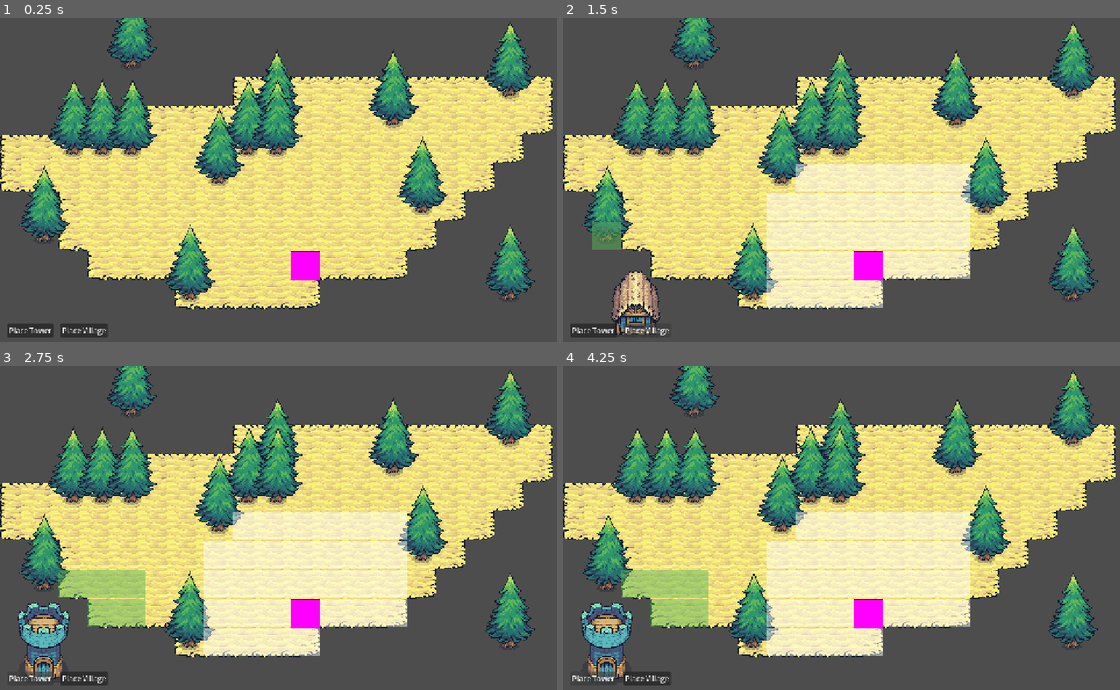
Above: before the commit, frames 1-4 (two rows, left to right).
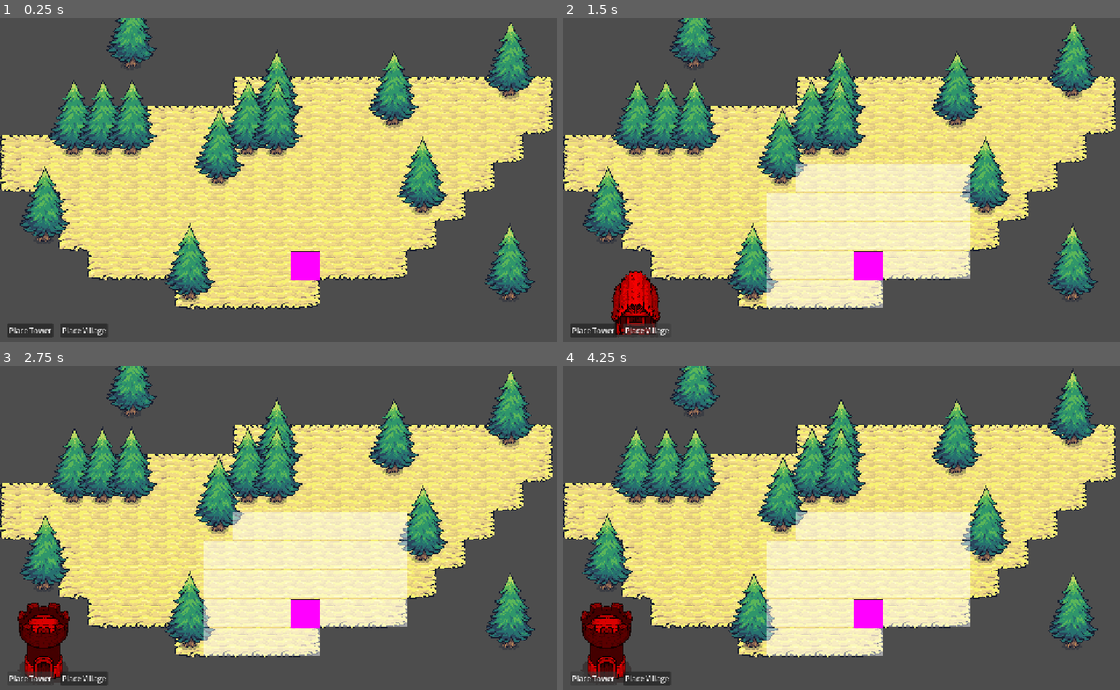
Above: after the commit, the same moments.

Repository: fkemeh18/grid-demo
Game: Godot game, scene res://Scenes/main.tscn
The game is run twice, just before and just after one commit, with the same random seed, the same clock (stepped at 60 frames per second) and the same inputs.
Inputs:
- Up to frame 1 (0.25 s): no input
- Up to frame 2 (1.5 s): click "Place Tower" at 0.5 s; click "Place Village" at 1.25 s
- Up to frame 3 (2.75 s): click "Place Tower" at 2 s
- Up to frame 4 (4.25 s): click "Place Village" at 2.75 s; click "Place Tower" at 3.5 s

The runs differ from the first frame. In frame 1, 2.4% of the frame differs, in the area x 3-97%, y 0-86%; in frame 2, 5.1%; in frame 3, 7.2%, in the area x 3-96%, y 0-97%; in frame 4, 7.1%.

Commit message:
Building Cancellation Update
In addition to some improvements on the building ghost, which now changes to red when it cannot be built, the placement of buildings can now be cancelled using the escape button or right mouse click.

Diff:
--- a/Scenes/UI/building_ghost.tscn
+++ b/Scenes/UI/building_ghost.tscn
@@ -1,5 +1,8 @@
 [gd_scene format=3 uid="uid://cae17urkfnx6s"]
+
+[ext_resource type="Script" uid="uid://myf52nxcnc6q" path="res://Scripts/UI/building_ghost.gd" id="1_8v0ut"]
 
 [node name="BuildingGhost" type="Node2D" unique_id=551851122]
 visible = false
 y_sort_enabled = true
+script = ExtResource("1_8v0ut")
--- a/Scripts/Management/building_manager.gd
+++ b/Scripts/Management/building_manager.gd
@@ -1,5 +1,8 @@
 class_name BuildingManager
 extends Node
+
+const ACTION_LEFT_CLICK: StringName = "left_click"
+const ACTION_CANCEL: StringName = "cancel"
 
 @export var _grid_manager: GridManager
 @export var _game_ui: GameUI
@@ -22,26 +25,42 @@
 func _unhandled_input(event):
 	if !is_instance_valid(_grid_manager._cursor_tml._ghost_cursor): return
 
-	if (event.is_action_pressed("left_click")
+	if (event.is_action_pressed(ACTION_CANCEL)):
+		_cancel_building()
+	elif (event.is_action_pressed(ACTION_LEFT_CLICK)
 			&& _building_resource != null
 			&& _grid_manager._cursor_tml._ghost_cursor.visible
-			&& (_grid_manager._is_cell_currently_buildable(
-				_grid_manager._temp_grid_pos))
-			&& _available_resource_count.call() >= _building_resource.resource_cost):
+			&& _is_building_placable(_grid_manager._temp_grid_pos)):
 		_place_building()
 
 # passes updated mouse_pos to tile map class for tile
 func _process(delta):
+	if !is_instance_valid(_grid_manager._cursor_tml._ghost_cursor): return
+
 	if (_building_resource != null
 			&& (_game_ui._button_manager._active_button_checker())
 			&& (_grid_manager._temp_grid_pos != null
 			|| _grid_manager._temp_grid_pos !=
 			_grid_manager._get_mouse_grid_pos_without_update())):
-		_grid_manager._highlight_tml._clear()
+		_update_grid_display()
+
+func _update_grid_display() -> void:
+	if _grid_manager._temp_grid_pos == null: return
+
+	_grid_manager._update_grid()
+
+	if _is_building_placable(_grid_manager._temp_grid_pos):
 		_grid_manager._update_expanded_tiles(_grid_manager._temp_grid_pos,
 			_building_resource.buildable_radius)
 		_grid_manager._update_resource_tiles(_grid_manager._temp_grid_pos,
 			_building_resource.resource_radius)
+		_grid_manager._cursor_tml._ghost_cursor._set_valid()
+	else: _grid_manager._cursor_tml._ghost_cursor._set_invalid()
+
+func _is_building_placable(pos: Vector2i) -> bool:
+	return (_grid_manager._is_cell_currently_buildable(pos)
+			&& (_available_resource_count.call()
+			>= _building_resource.resource_cost))
 
 #deals with the placement of sprite "building"
 func _place_building() -> void:
@@ -56,23 +75,23 @@
 	_y_sort_root.add_child(building)
 	building.global_position = _grid_manager._temp_grid_pos * 64
 
+	_used_resource_count += _building_resource.resource_cost
+	_cancel_building()
+
+func _cancel_building() -> void:
 	_grid_manager._highlight_tml._clear()
-	_grid_manager._cursor_tml._toggle_visibility_off()
 
-	_used_resource_count += _building_resource.resource_cost
-	#print(_used_resource_count)
-	#print(_available_resource_count.call())
-	_grid_manager._cursor_tml._ghost_cursor.queue_free()
+	if is_instance_valid(_grid_manager._cursor_tml._ghost_cursor):
+		_grid_manager._cursor_tml._ghost_cursor.queue_free()
 
 func _on_resource_tiles_updated(count: int):
 	_curr_resource_count = count
-	#print(_curr_resource_count)
 
 func _change_building(resource: BuildingResource):
 	if is_instance_valid(_grid_manager._cursor_tml._ghost_cursor):
 		_grid_manager._cursor_tml._ghost_cursor.queue_free()
 
-	var building_ghost = _building_ghost_scene.instantiate() as Node2D
+	var building_ghost = _building_ghost_scene.instantiate() as BuildingGhost
 	_grid_manager._cursor_tml._ghost_cursor = building_ghost
 	_grid_manager._cursor_tml.add_child(building_ghost)
 	var building_ghost_sprite = resource.sprite_scene.instantiate() as Sprite2D
@@ -81,3 +100,4 @@
 
 	_building_resource = resource
 	_game_ui._access_gm(_grid_manager)
+	_update_grid_display()
--- a/Scripts/Management/grid_manager.gd
+++ b/Scripts/Management/grid_manager.gd
@@ -38,6 +38,10 @@
 	_highlight_tml._update_valid_buildable_tiles(bc, self)
 	_highlight_tml._update_collected_resource_tiles(bc, self)
 
+func _update_grid() -> void:
+	_highlight_tml._clear()
+	_update_highlight_tiles()
+
 func _update_highlight_tiles() -> void:
 	_highlight_tml.highlight_buildable_tiles()
 
--- a/Scripts/TileMapLayers/cursor_tile_map_layer.gd
+++ b/Scripts/TileMapLayers/cursor_tile_map_layer.gd
@@ -1,7 +1,7 @@
 class_name CursorTML
 extends TileMapLayer
 
-@export var _ghost_cursor: Node2D
+@export var _ghost_cursor: BuildingGhost
 @export var _cursor_sprite: Sprite2D
 
 #var _visible_tile = false
@@ -36,7 +36,6 @@
 func _toggle_visibility_on() -> void:
 	#_visible_tile = true
 	if !is_instance_valid(_ghost_cursor): return
-	print("yo")
 	_ghost_cursor.visible = true
 
 func _toggle_visibility_off() -> void:
--- a/Scripts/TileMapLayers/highlight_tile_map_l.gd
+++ b/Scripts/TileMapLayers/highlight_tile_map_l.gd
@@ -73,8 +73,6 @@
 
 func highlight_expanded_buildable_tiles(pos: Vector2i, radius: int,
 		gm: GridManager) -> void:
-	highlight_buildable_tiles()
-
 	var expanded_tiles = _get_valid_tiles_in_radius(pos, radius, gm)
 	var atlas_coords = Vector2i(1, 0)
 
--- /dev/null
+++ b/Scripts/UI/building_ghost.gd
@@ -0,0 +1,11 @@
+class_name BuildingGhost
+extends Node2D
+
+func _ready():
+	pass # Replace with function body.
+
+func _set_invalid() -> void:
+	modulate = Color.RED
+
+func _set_valid() -> void:
+	modulate = Color.WHITE
--- a/project.godot
+++ b/project.godot
@@ -32,6 +32,12 @@
 "events": [null, Object(InputEventMouseButton,"resource_local_to_scene":false,"resource_name":"","device":-1,"window_id …(264 unchanged characters)…
 ]
 }
+cancel={
+"deadzone": 0.2,
+"events": [Object(InputEventMouseButton,"resource_local_to_scene":false,"resource_name":"","device":-1,"window_id":0,"alt_pressed":false,"shift_pressed":false,"ctrl_pressed":false,"meta_pressed":false,"button_mask":2,"position":Vector2(228, 20),"global_position":Vector2(240, 80),"factor":1.0,"button_index":2,"canceled":false,"pressed":true,"double_click":false,"script":null)
+, Object(InputEventKey,"resource_local_to_scene":false,"resource_name":"","device":-1,"window_id":0,"alt_pressed":false,"shift_pressed":false,"ctrl_pressed":false,"meta_pressed":false,"pressed":false,"keycode":0,"physical_keycode":4194305,"key_label":0,"unicode":0,"location":0,"echo":false,"script":null)
+]
+}
 
 [physics]
 
Not shown, added: Scripts/UI/building_ghost.gd.uid
